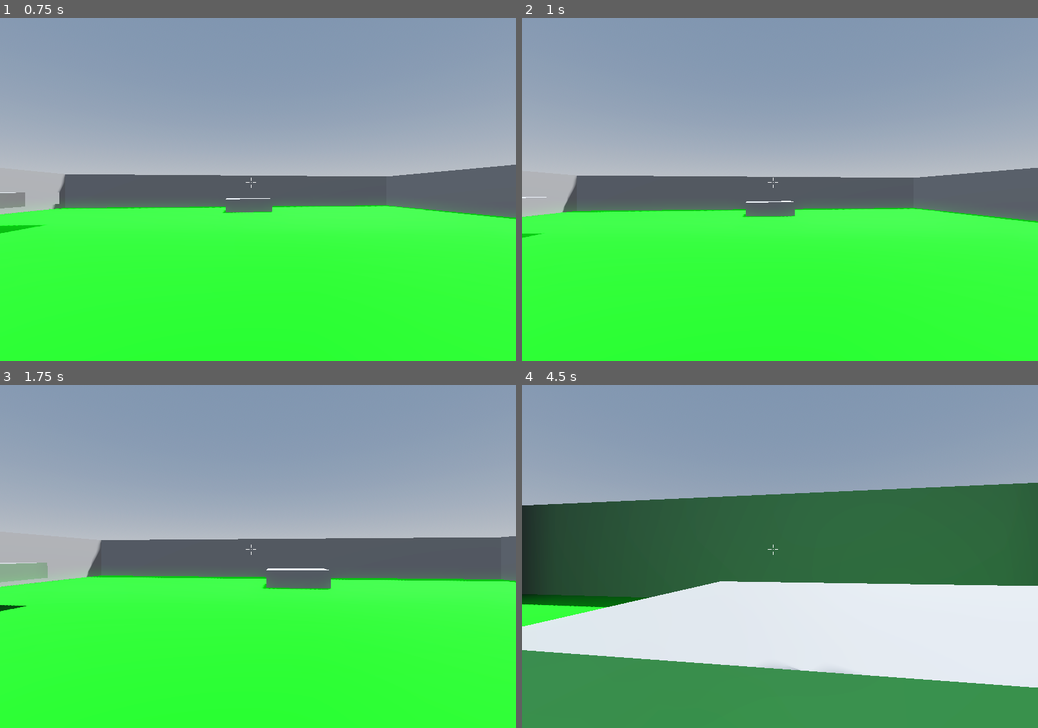
Above: before the commit, frames 1-4 (two rows, left to right).
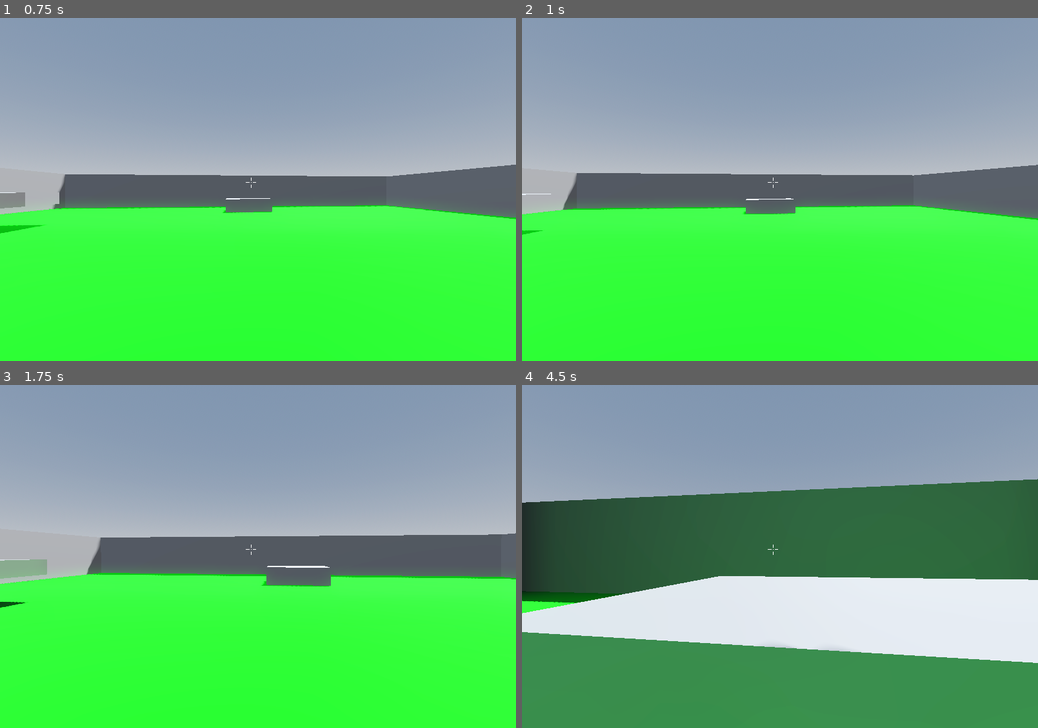
Above: after the commit, the same moments.

Repository: jd-58/FPS-game
Game: Godot game, scene res://Scenes.tscn
Same seed, same stepped clock (60 frames per second), same inputs: the game is played once before the commit and once after it.
Inputs (mouse positions are in pixels of both pictures, inside the frame that each line leads up to):
- Up to frame 1 (0.75 s): move the mouse to (283, 189) at 0.52 s; hold W (Forward) from 0.53 s (still down); tap Space (Jump) at 0.6 s
- Up to frame 2 (1 s): keep holding W (Forward); tap Space (Jump) at 0.77 s
- Up to frame 3 (1.75 s): keep holding W (Forward); tap Space (Jump) at 1.07, 1.52, 1.55 s; move the mouse to (232, 556) at 1.27 s; tap C (Crouch) at 1.35 s
- Up to frame 4 (4.5 s): keep holding W (Forward); tap Space (Jump) at 1.82, 2.3, 2.85, 3.02, 3.32, 3.77, 3.8, 4.07 s; move the mouse to (790, 549) at 2.02 s; tap Shift (Sprint) at 2.1, 4.35 s; move the mouse to (774, 563) at 2.77 s; move the mouse to (816, 559) at 3.52 s; hold C (Crouch) 3.53-4.28 s; move the mouse to (738, 553) at 4.27 s

Frame 1 is identical in both runs. In frame 2, 1.9% of the frame differs, in the area x 0-100%, y 42-65%; in frame 3, 2.3%; in frame 4, 9.5%, in the area x 0-100%, y 27-89%.

Commit message:
Added a falling state and jump animations
Animations now play on jump start and jump end, and added a falling player state to the state machine.

Diff:
--- a/Controllers/player_controller.tscn
+++ b/Controllers/player_controller.tscn
@@ -11,6 +11,7 @@
 [ext_resource type="Script" path="res://Scripts/CrouchingPlayerState.gd" id="9_rod4l"]
 [ext_resource type="Script" path="res://Scripts/SlidingPlayerState.gd" id="10_6ehdn"]
 [ext_resource type="Script" path="res://Scripts/JumpingPlayerState.gd" id="11_8x0jj"]
+[ext_resource type="Script" path="res://Scripts/FallingPlayerState.gd" id="12_gsb2o"]
 
 [sub_resource type="CapsuleShape3D" id="CapsuleShape3D_umppa"]
 
@@ -239,6 +240,39 @@
 "transitions": PackedFloat32Array(1),
 "update": 0,
 "values": [75.0]
+}
+tracks/16/type = "bezier"
+tracks/16/imported = false
+tracks/16/enabled = true
+tracks/16/path = NodePath("CameraController:rotation:x")
+tracks/16/interp = 1
+tracks/16/loop_wrap = true
+tracks/16/keys = {
+"handle_modes": PackedInt32Array(0),
+"points": PackedFloat32Array(0, -0.25, 0, 0.25, 0),
+"times": PackedFloat32Array(0)
+}
+tracks/17/type = "bezier"
+tracks/17/imported = false
+tracks/17/enabled = true
+tracks/17/path = NodePath("CameraController:rotation:y")
+tracks/17/interp = 1
+tracks/17/loop_wrap = true
+tracks/17/keys = {
+"handle_modes": PackedInt32Array(0),
+"points": PackedFloat32Array(0, -0.25, 0, 0.25, 0),
+"times": PackedFloat32Array(0)
+}
+tracks/18/type = "bezier"
+tracks/18/imported = false
+tracks/18/enabled = true
+tracks/18/path = NodePath("CameraController:rotation:z")
+tracks/18/interp = 1
+tracks/18/loop_wrap = true
+tracks/18/keys = {
+"handle_modes": PackedInt32Array(0),
+"points": PackedFloat32Array(0, -0.25, 0, 0.25, 0),
+"times": PackedFloat32Array(0)
 }
 
 [sub_resource type="Animation" id="Animation_j0ncu"]
@@ -440,9 +474,151 @@
 "times": PackedFloat32Array(0, 0.5, 1, 1.5, 2)
 }
 
+[sub_resource type="Animation" id="Animation_jcxn5"]
+resource_name = "JumpStart"
+length = 0.55
+tracks/0/type = "bezier"
+tracks/0/imported = false
+tracks/0/enabled = false
+tracks/0/path = NodePath("CameraController:position:x")
+tracks/0/interp = 1
+tracks/0/loop_wrap = true
+tracks/0/keys = {
+"handle_modes": PackedInt32Array(0, 0, 0),
+"points": PackedFloat32Array(0, -0.25, 0, 0.25, 0, 0, -0.25, 0, 0.25, 0, 0, -0.25, 0, 0.25, 0),
+"times": PackedFloat32Array(0, 0.2, 0.533333)
+}
+tracks/1/type = "bezier"
+tracks/1/imported = false
+tracks/1/enabled = true
+tracks/1/path = NodePath("CameraController:position:y")
+tracks/1/interp = 1
+tracks/1/loop_wrap = true
+tracks/1/keys = {
+"handle_modes": PackedInt32Array(0, 0, 0),
+"points": PackedFloat32Array(1.5, -0.25, 0, 0.25, 0, 1.45, -0.25, 0, 0.25, 0, 1.5, -0.25, 0, 0.25, 0),
+"times": PackedFloat32Array(0, 0.2, 0.533333)
+}
+tracks/2/type = "bezier"
+tracks/2/imported = false
+tracks/2/enabled = false
+tracks/2/path = NodePath("CameraController:position:z")
+tracks/2/interp = 1
+tracks/2/loop_wrap = true
+tracks/2/keys = {
+"handle_modes": PackedInt32Array(0, 0, 0),
+"points": PackedFloat32Array(0, -0.25, 0, 0.25, 0, 0, -0.25, 0, 0.25, 0, 0, -0.25, 0, 0.25, 0),
+"times": PackedFloat32Array(0, 0.2, 0.533333)
+}
+tracks/3/type = "bezier"
+tracks/3/imported = false
+tracks/3/enabled = true
+tracks/3/path = NodePath("CameraController:rotation:x")
+tracks/3/interp = 1
+tracks/3/loop_wrap = true
+tracks/3/keys = {
+"handle_modes": PackedInt32Array(0, 0, 0),
+"points": PackedFloat32Array(0, -0.25, 0, 0.0666667, -0.0235533, -0.00872665, -0.25, 0, 0.25, 0, 0, -0.233333, -0.00466232, 0.25, 0),
+"times": PackedFloat32Array(0, 0.2, 0.533333)
+}
+tracks/4/type = "bezier"
+tracks/4/imported = false
+tracks/4/enabled = false
+tracks/4/path = NodePath("CameraController:rotation:y")
+tracks/4/interp = 1
+tracks/4/loop_wrap = true
+tracks/4/keys = {
+"handle_modes": PackedInt32Array(0, 0, 0),
+"points": PackedFloat32Array(0, -0.25, 0, 0.25, 0, 0, -0.25, 0, 0.25, 0, 0, -0.25, 0, 0.25, 0),
+"times": PackedFloat32Array(0, 0.2, 0.533333)
+}
+tracks/5/type = "bezier"
+tracks/5/imported = false
+tracks/5/enabled = false
+tracks/5/path = NodePath("CameraController:rotation:z")
+tracks/5/interp = 1
+tracks/5/loop_wrap = true
+tracks/5/keys = {
+"handle_modes": PackedInt32Array(0, 0, 0),
+"points": PackedFloat32Array(0, -0.25, 0, 0.233333, -0.0359525, 0, -0.25, 0, 0.25, 0, 0, -0.233333, -0.0191039, 0.25, 0),
+"times": PackedFloat32Array(0, 0.2, 0.533333)
+}
+
+[sub_resource type="Animation" id="Animation_ixn36"]
+resource_name = "JumpEnd"
+length = 0.4
+tracks/0/type = "bezier"
+tracks/0/imported = false
+tracks/0/enabled = true
+tracks/0/path = NodePath("CameraController:rotation:x")
+tracks/0/interp = 1
+tracks/0/loop_wrap = true
+tracks/0/keys = {
+"handle_modes": PackedInt32Array(0, 0, 0),
+"points": PackedFloat32Array(0, -0.2, 0, 0.2, 0, -0.00872665, -0.2, 0, 0.2, 0, 0, -0.2, 0, 0.2, 0),
+"times": PackedFloat32Array(0, 0.1, 0.4)
+}
+tracks/1/type = "bezier"
+tracks/1/imported = false
+tracks/1/enabled = false
+tracks/1/path = NodePath("CameraController:rotation:y")
+tracks/1/interp = 1
+tracks/1/loop_wrap = true
+tracks/1/keys = {
+"handle_modes": PackedInt32Array(0, 0, 0),
+"points": PackedFloat32Array(0, -0.2, 0, 0.2, 0, 0, -0.2, 0, 0.2, 0, 0, -0.2, 0, 0.2, 0),
+"times": PackedFloat32Array(0, 0.1, 0.4)
+}
+tracks/2/type = "bezier"
+tracks/2/imported = false
+tracks/2/enabled = false
+tracks/2/path = NodePath("CameraController:rotation:z")
+tracks/2/interp = 1
+tracks/2/loop_wrap = true
+tracks/2/keys = {
+"handle_modes": PackedInt32Array(0, 0, 0),
+"points": PackedFloat32Array(0, -0.2, 0, 0.2, 0, 0, -0.2, 0, 0.2, 0, 0, -0.2, 0, 0.2, 0),
+"times": PackedFloat32Array(0, 0.1, 0.4)
+}
+tracks/3/type = "bezier"
+tracks/3/imported = false
+tracks/3/enabled = false
+tracks/3/path = NodePath("CameraController:position:x")
+tracks/3/interp = 1
+tracks/3/loop_wrap = true
+tracks/3/keys = {
+"handle_modes": PackedInt32Array(0, 0, 0),
+"points": PackedFloat32Array(0, -0.2, 0, 0.2, 0, 0, -0.2, 0, 0.2, 0, 0, -0.2, 0, 0.2, 0),
+"times": PackedFloat32Array(0, 0.1, 0.4)
+}
+tracks/4/type = "bezier"
+tracks/4/imported = false
+tracks/4/enabled = true
+tracks/4/path = NodePath("CameraController:position:y")
+tracks/4/interp = 1
+tracks/4/loop_wrap = true
+tracks/4/keys = {
+"handle_modes": PackedInt32Array(0, 0, 0),
+"points": PackedFloat32Array(1.5, -0.2, 0, 0.2, 0, 1.45, -0.2, 0, 0.2, 0, 1.5, -0.2, 0, 0.2, 0),
+"times": PackedFloat32Array(0, 0.1, 0.4)
+}
+tracks/5/type = "bezier"
+tracks/5/imported = false
+tracks/5/enabled = false
+tracks/5/path = NodePath("CameraController:position:z")
+tracks/5/interp = 1
+tracks/5/loop_wrap = true
+tracks/5/keys = {
+"handle_modes": PackedInt32Array(0, 0, 0),
+"points": PackedFloat32Array(0, -0.2, 0, 0.2, 0, 0, -0.2, 0, 0.2, 0, 0, -0.2, 0, 0.2, 0),
+"times": PackedFloat32Array(0, 0.1, 0.4)
+}
+
 [sub_resource type="AnimationLibrary" id="AnimationLibrary_wo6ts"]
 _data = {
 "Crouching": SubResource("Animation_e6r1h"),
+"JumpEnd": SubResource("Animation_ixn36"),
+"JumpStart": SubResource("Animation_jcxn5"),
 "RESET": SubResource("Animation_ragnj"),
 "Sliding": SubResource("Animation_j0ncu"),
 "Sprinting": SubResource("Animation_6vq26"),
@@ -563,6 +739,9 @@
 [node name="JumpingPlayerState" type="Node" parent="PlayerStateMachine"]
 script = ExtResource("11_8x0jj")
 
+[node name="FallingPlayerState" type="Node" parent="PlayerStateMachine"]
+script = ExtResource("12_gsb2o")
+
 [node name="SlideCheck" type="RayCast3D" parent="."]
 
 [connection signal="animation_started" from="AnimationPlayer" to="." method="_on_animation_player_animation_started"]
--- /dev/null
+++ b/Scripts/FallingPlayerState.gd
@@ -0,0 +1,19 @@
+class_name FallingPlayerState extends PlayerMovementState
+
+@export var SPEED: float = 5.0
+@export var ACCELERATION: float = 0.1
+@export var DECELERATION: float = 0.25
+
+
+func enter(previous_state) -> void:
+	ANIMATION.pause()
+
+
+func update(delta: float) -> void:
+	PLAYER.update_gravity(delta)
+	PLAYER.update_input(SPEED, ACCELERATION, DECELERATION)
+	PLAYER.update_velocity()
+
+	if PLAYER.is_on_floor():
+		ANIMATION.play("JumpEnd")
+		transition.emit("IdlePlayerState")
--- a/Scripts/IdlePlayerState.gd
+++ b/Scripts/IdlePlayerState.gd
@@ -7,7 +7,11 @@
 @export var DECELERATION : float = 0.25
 
 func enter(previous_state) -> void:
-	ANIMATION.pause()
+	if ANIMATION.is_playing() and ANIMATION.current_animation == "JumpEnd":
+		await ANIMATION.animation_finished
+		ANIMATION.pause()
+	else:
+		ANIMATION.pause()
 
 
 func update(delta):
@@ -23,3 +27,6 @@
 
 	if Input.is_action_just_pressed('Jump') and PLAYER.is_on_floor():
 		transition.emit("JumpingPlayerState")
+
+	if PLAYER.velocity.y < -3.0 and !PLAYER.is_on_floor():
+		transition.emit("FallingPlayerState")
--- a/Scripts/JumpingPlayerState.gd
+++ b/Scripts/JumpingPlayerState.gd
@@ -8,7 +8,7 @@
 
 func enter(previous_state) -> void:
 	PLAYER.velocity.y += JUMP_VELOCITY
-	ANIMATION.pause()
+	ANIMATION.play("JumpStart") #used to be animation.pause()
 
 
 func update(delta):
@@ -21,4 +21,5 @@
 			PLAYER.velocity.y = PLAYER.velocity.y / 2
 
 	if PLAYER.is_on_floor():
+		ANIMATION.play("JumpEnd")
 		transition.emit("IdlePlayerState")
--- a/Scripts/SprintingPlayerState.gd
+++ b/Scripts/SprintingPlayerState.gd
@@ -28,6 +28,9 @@
 	if Input.is_action_just_pressed('Jump') and PLAYER.is_on_floor():
 		transition.emit("JumpingPlayerState")
 
+	if PLAYER.velocity.y < -3.0 and !PLAYER.is_on_floor():
+		transition.emit("FallingPlayerState")
+
 
 func set_animation_speed(spd) -> void:
 	var alpha = remap(spd, 0.0, SPEED, 0.0, 1.0)
--- a/Scripts/WalkingPlayerState.gd
+++ b/Scripts/WalkingPlayerState.gd
@@ -32,6 +32,9 @@
 	if Input.is_action_just_pressed('Jump') and PLAYER.is_on_floor():
 		transition.emit("JumpingPlayerState")
 
+	if PLAYER.velocity.y < -3.0 and !PLAYER.is_on_floor():
+		transition.emit("FallingPlayerState")
+
 func set_animation_speed(spd):
 	var alpha = remap(spd, 0.0, SPEED, 0.0, 1.0)
 	ANIMATION.speed_scale = lerp(0.0, TOP_ANIM_SPEED, alpha)
Not shown: 1 places in Controllers/player_controller.tscn that only renumber resources
